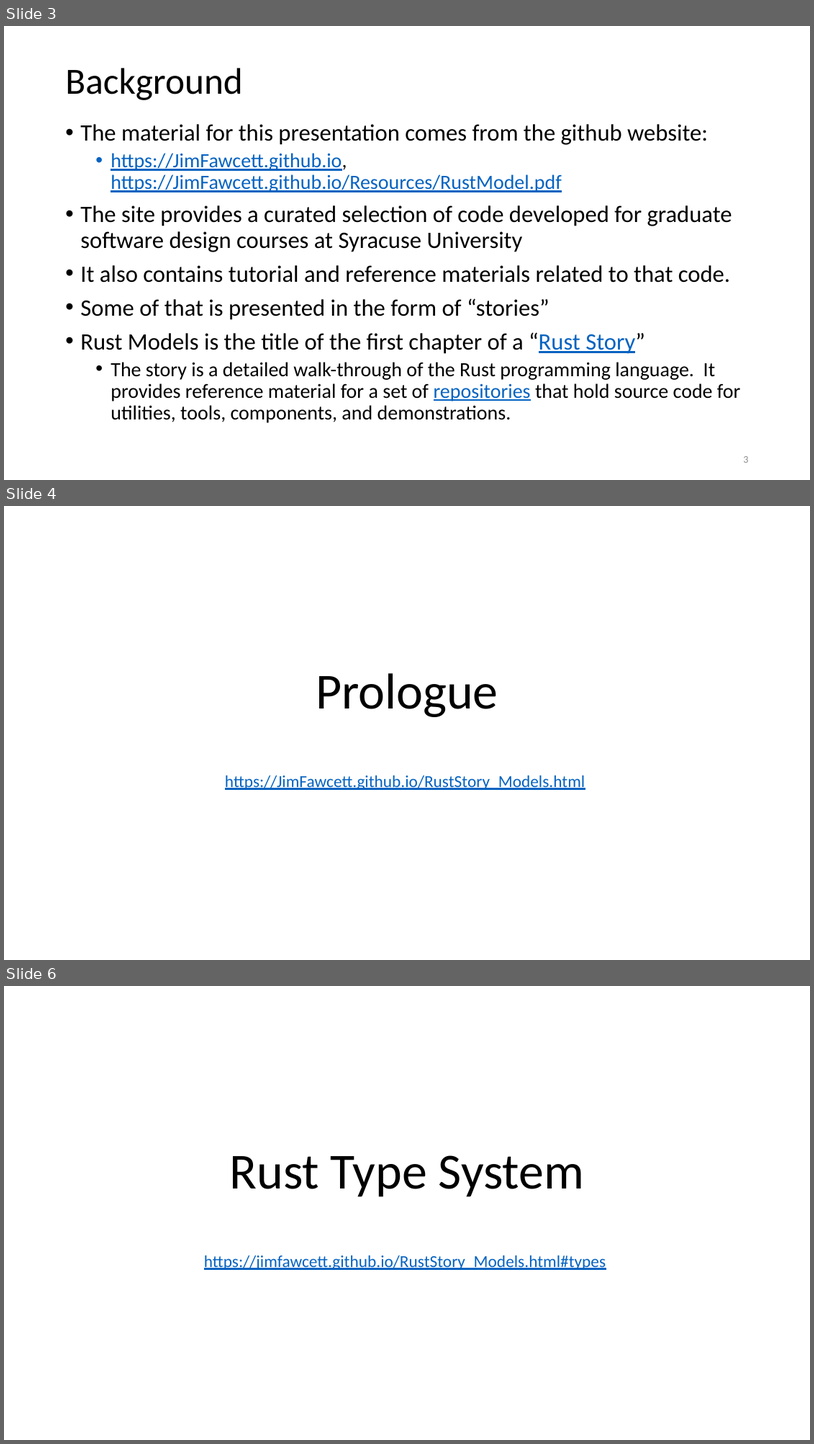
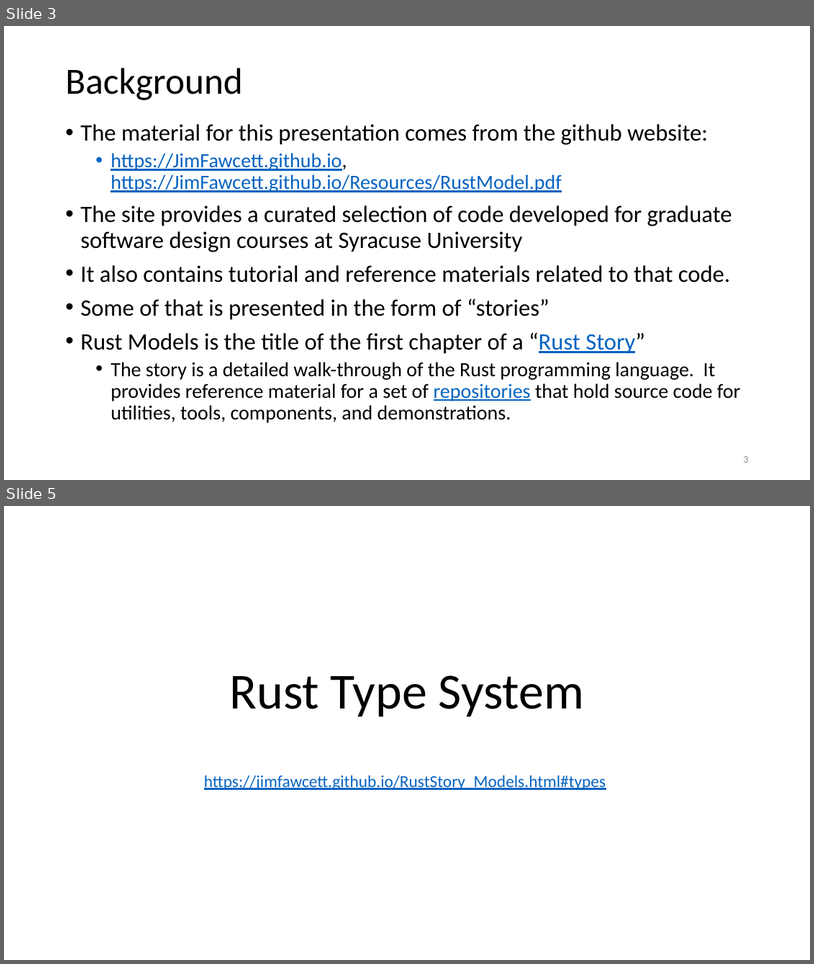
Before and after one commit to JimFawcett/JimFawcett.github.io, a slide deck: Resources/RustModels.pptx. Shown one above the other, each under a label of ours: slides 3, 4 and 6 before the commit, slides 3 and 5 after it; the slides between them are not shown. The pictures are 814x1444 and 814x964 pixels, drawn with LibreOffice and Linux fonts; fonts in the diff are those of the drawing. Boxes give left, top, right and bottom in pixels: in the first picture for what was removed or moved away, otherwise in the second. Text is boxed around its words. In the diff, an @@ line names an element or a change of style, - is before the commit and + after.

```diff
--- a/Resources/RustModels.pptx
+++ b/Resources/RustModels.pptx
@@ slide 4 removed at (x1=4, y1=506, x2=810, y2=960), background #FFFFFF @@
@@ title removed at (x1=316, y1=673, x2=499, y2=717) @@
-Prologue
@@ subtitle removed at (x1=225, y1=775, x2=585, y2=790) @@
-https://JimFawcett.github.io/RustStory_Models.html
@@ what was slide 6 is now slide 5 @@
```
Also in this commit, not shown: 9 slides changed, 10 other files.
